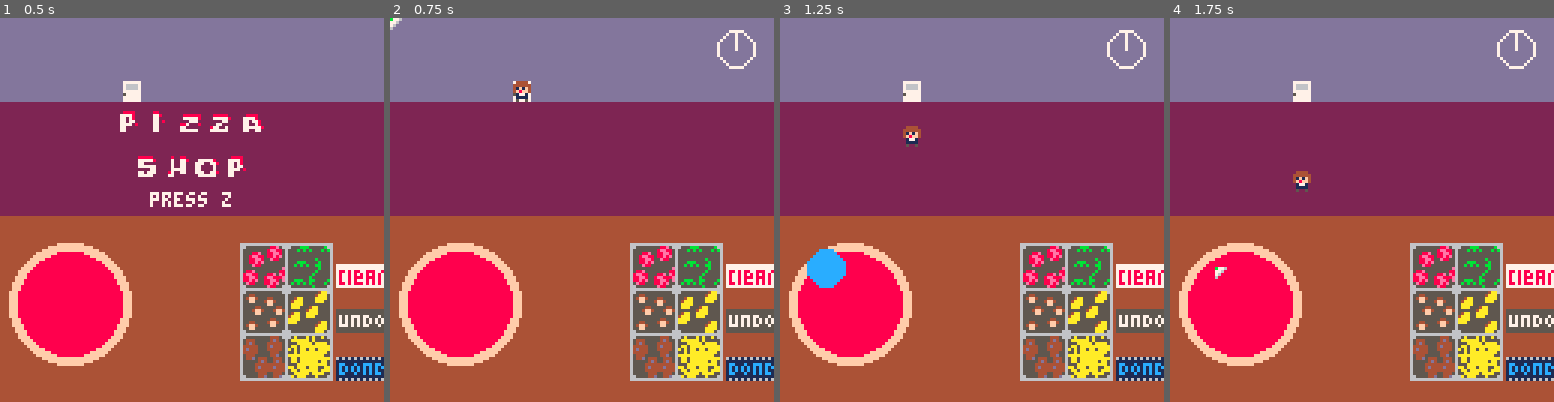
Above: before the commit, frames 1-4 (left to right).
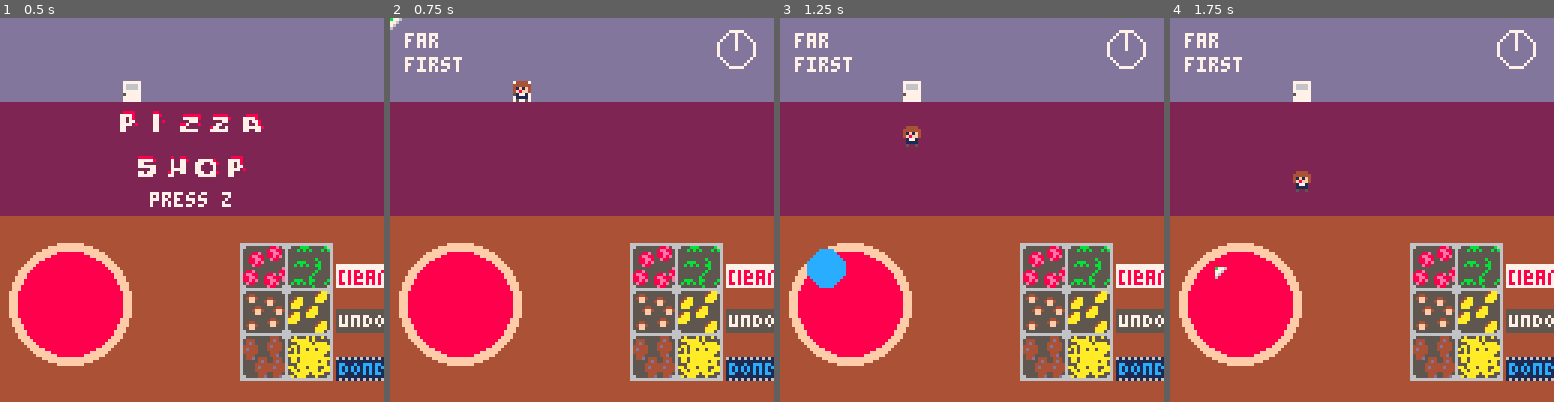
Above: after the commit, the same moments.

Repository: Cybrwire/pico8-tinkering
Game: PICO-8 cartridge pizza_shop.p8
Two runs of this game, one before a commit and one after it. Both use one fixed random seed, a clock stepped at 60 frames per second and the inputs below.
Inputs (mouse positions are in pixels of both pictures, inside the frame that each line leads up to):
- Up to frame 1 (0.5 s): no input
- Up to frame 2 (0.75 s): click (670, 121) at 0.67 s; tap O (Z key) at 0.7 s
- Up to frame 3 (1.25 s): click (826, 267) at 1.22 s
- Up to frame 4 (1.75 s): tap O (Z key) at 1.7 s

Frame 1 is identical in both runs. In frame 2, 0.5% of the frame differs, in the area x 3-19%, y 3-15%; in frame 3, 0.5%; in frame 4, 0.5%.

Commit message:
refactored: draw_customers & customers_move
removed: strtsecondphase()

Diff:
--- a/pizza_shop.p8
+++ b/pizza_shop.p8
@@ -50,14 +50,18 @@
 		draw_title()
 	elseif game_state == 'play' then
 		draw_ingredients()
-		draw_cursor()
-		draw_cursor_hilite()
 		draw_customers(customers[1])
 		draw_customer_order()
 		draw_timer()
 		if customers[1].phase=='second' then
 			draw_kids(kids)
 		end
+		draw_cursor()
+		draw_cursor_hilite()
+------- debug ---------
+		print(customers[1].state,5,5,7)
+		print(customers[1].phase,5,13,7)
+
 	elseif game_state == 'gameover' then
 		draw_gameover()
 	end
@@ -150,18 +154,18 @@
 
 function draw_customers(_c)
 
-	if _c then
+	if _c.state == 'far' or _c.state == 'leaving' then
+		spr(_c.spr,_c.x,_c.y)
+	elseif _c.state == 'near' then
 		if _c.boss and _c.phase == 'second' then
+			spr(_c.big2,_c.x-10,_c.y-23,4,4)
+
+			draw_kids()
+		else
 			spr(_c.big,_c.x-10,_c.y-23,4,4)
-			draw_kids(_c)
-		else
-			if _c.state == 'far'or _c.state == 'leaving' then
-				spr(_c.spr,_c.x,_c.y)
-			elseif _c.state == 'near' then
-				spr(_c.big,_c.x-10,_c.y-23,4,4)
-			end
-		end
-	end
+		end
+	end
+
 end
 
 function draw_customer_order()
@@ -189,13 +193,11 @@
 	end
 end
 
-function strtsecondphase()
-	if customers[1].state == 'near' then
+
+
 		--draw small sprite again
 		--go back to door
 		--come back in with kids behind
-	end
-end
 -->8
 --button controls
 function click()
@@ -246,10 +248,12 @@
 
 	if c.boss then
 	 if c.phase == 'first' then
-	 	strtsecondphase()
-	  c.phase = 'second'
-	  c.big = 132
-	  c.order = new_order(c)
+	 	c.state = 'leaving'
+	 	if c.state == 'near' and c.phase == 'second' then
+		  c.phase = 'second'
+		  c.big = 132
+		  c.order = new_order(c)
+		 end
 	 elseif c.phase == 'second' then
 	  c.state = 'leaving'
   end
@@ -301,7 +305,7 @@
 	local c = {}
 
 	if _boss then
-		c = {spr=_spr,big=_big,x=_x,y=_y,ty=57,t=30,state='far',speed=c_speed,boss=_boss,phase='first'}
+		c = {spr=_spr,big=_big,big2=132,x=_x,y=_y,ty=57,t=30,state='far',speed=c_speed,boss=_boss,phase='first'}
 	else
 		c = {spr=_spr,big=_big,x=_x,y=_y,ty=57,t=30,state='far',speed=c_speed,boss=_boss}
 	end
@@ -330,6 +334,16 @@
 end
 
 function customer_move(_c)
+
+	if _c.state == 'near' then
+
+	end
+…(6 lines of a section not shown)…
 	if _c then
 		if _c.state == 'far' then
 			if _c.y < _c.ty then
@@ -341,10 +355,24 @@
 			if _c.y > door.y then
 				_c.y -= _c.speed
 			elseif _c.y <= door.y then
-			 remove_customer()
+				if _c.boss then
+					_c.t = 30
+					_c.state = 'waiting'
+				else
+			  remove_customer()
+				end
 			end
-
-		end
+		elseif _c.state == 'waiting' then
+
+			if _c.t > 0 then
+				_c.t-=1
+
+			else
+				_c.state = 'far'
+				_c.phase = 'second'
+			end
+		end
+
 	end
 
 end
